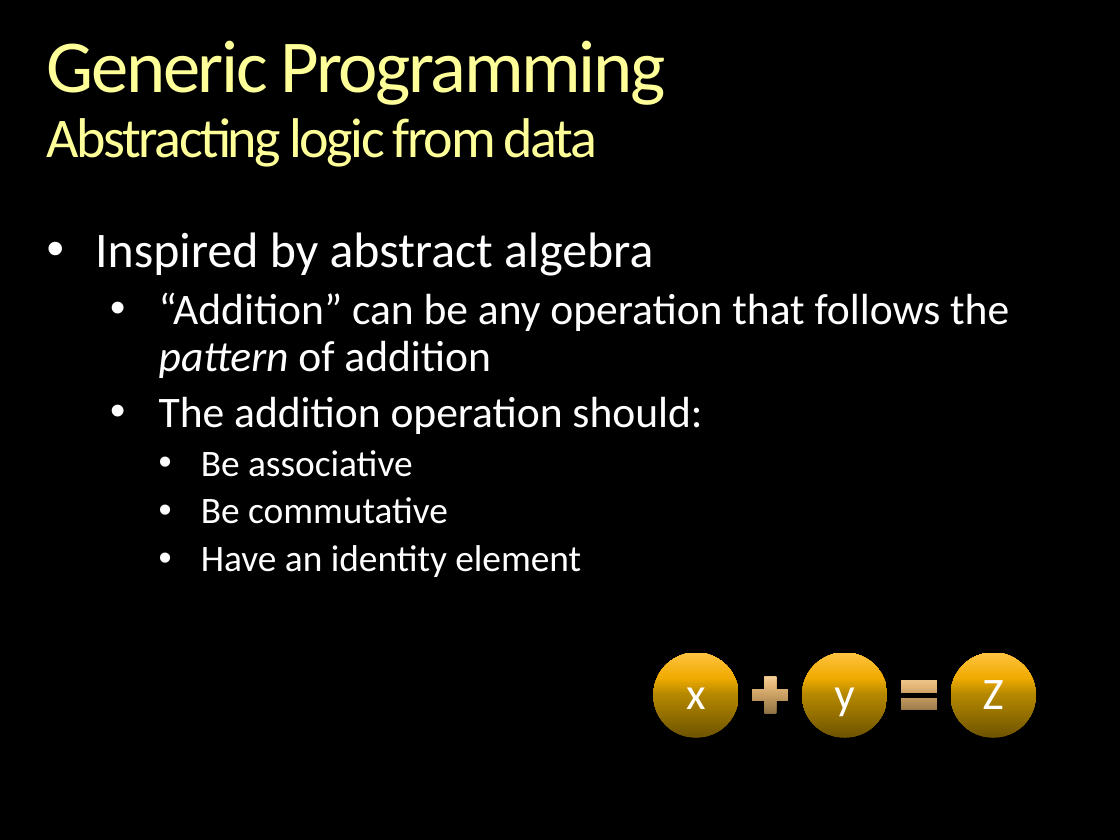
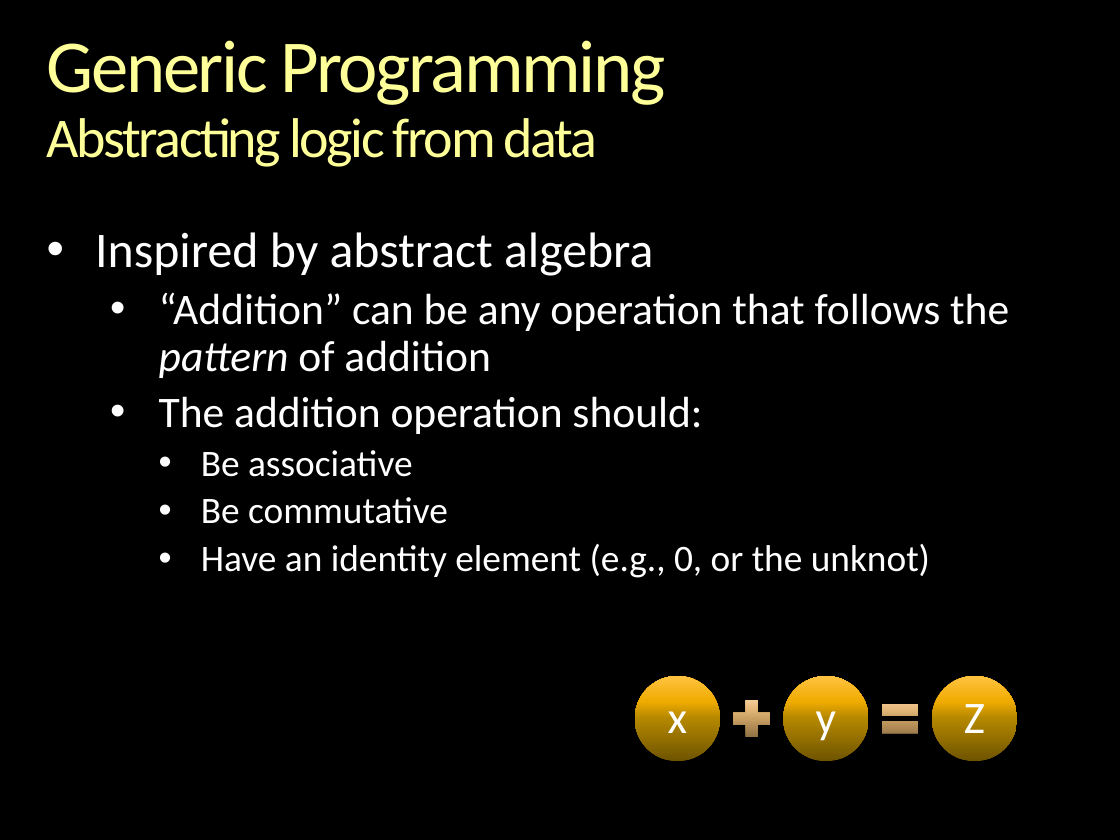
Before and after one commit to gcallah/indras_net, a slide deck: slide 2 of docs/GenericProgrammingAndABM.pptx. Drawn at 1120x840 pixels with LibreOffice and Linux fonts; fonts in the diff are those of the drawing; background and template pictures are left out. Boxes give left, top, right and bottom in pixels: in the first picture for what was removed or moved away, otherwise in the second. Text is boxed around its words. In the diff, an @@ line names an element or a change of style, - is before the commit and + after.

```diff
--- a/docs/GenericProgrammingAndABM.pptx
+++ b/docs/GenericProgrammingAndABM.pptx
@@ text at box(201, 544, 930, 578): text changed @@
-    • Have an identity element
+    • Have an identity element (e.g., 0, or the unknot)
@@ 3 texts, 3 ellipses, 1 math equal, 1 plus sign: place and size @@
-3 texts, 3 ellipses, 1 math equal, 1 plus sign at box(653, 653, 1036, 738)
+3 texts, 3 ellipses, 1 math equal, 1 plus sign at box(635, 676, 1017, 762)
```
Also in this commit, not shown: 2 other slides changed, 10 slides added, 5 slides removed.
